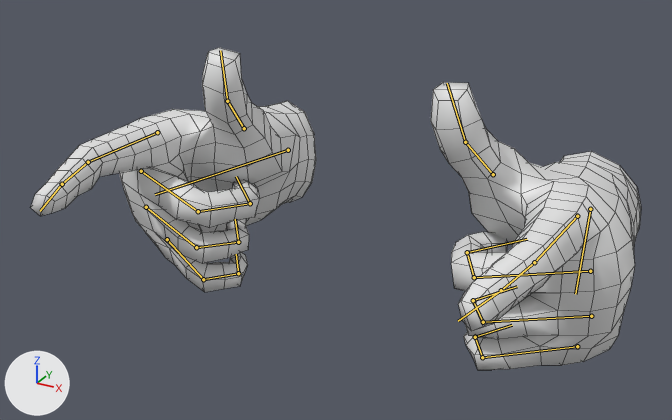
Renders of the FBX model Assets/Player/Meshes/SK_CharacterHands.fbx from each side of a commit.
Both versions are drawn from a camera (50 mm lens) standing at (2.04, -3.68, 1.85) and looking at (-0.04, 0.1, -0.04). The axes (+X, +Y, +Z) are drawn at lower left. The lights are the same throughout. Both versions are drawn at frame 1 of the action 'FingerShot'; the numbers are the values there. The bones that bend it are drawn over the model as lines. Mesh edges are drawn as thin lines.

In view in the first picture: 'Hands_Neutral'.
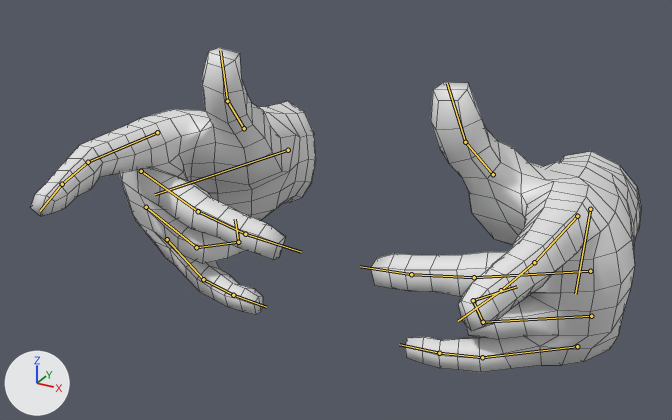
What differs and where, as boxes (x1, y1, x2, y2) in the pictures (672 x 420 px):
'Hands_Neutral', posed
    before: (31, 48, 641, 370)
    after: (31, 48, 641, 372)
bone 'middle02.R', root to tip
    before: (198, 211) to (250, 203)
    after: (198, 211) to (245, 234)
bone 'middle03.R', root to tip
    before: (250, 203) to (236, 176)
    after: (245, 234) to (301, 252)
bone 'pinky02.R', root to tip
    before: (203, 279) to (238, 273)
    after: (203, 279) to (233, 295)
bone 'pinky03.R', root to tip
    before: (238, 273) to (236, 254)
    after: (233, 295) to (266, 307)
bone 'middle02.L', root to tip
    before: (474, 277) to (467, 252)
    after: (474, 277) to (411, 274)
bone 'middle03.L', root to tip
    before: (467, 252) to (527, 239)
    after: (411, 274) to (360, 266)
bone 'pinky02.L', root to tip
    before: (482, 357) to (475, 337)
    after: (482, 357) to (439, 353)
bone 'pinky03.L', root to tip
    before: (475, 337) to (512, 325)
    after: (439, 353) to (399, 344)

The change in detail:
Bone 'middle02.R' (bone_middle02_r) turns from (-64, 0, 0) to (0, 0, 0) degrees about its own x, y and z.
Bone 'middle03.R' (bone_middle03_r) turns from (-64, 0, 0) to (0, 0, 0) degrees about its own x, y and z.
Bone 'pinky02.R' (bone_pinky02_r) turns from (-64, 0, 0) to (0, 0, 0) degrees about its own x, y and z.
Bone 'pinky03.R' (bone_pinky03_r) turns from (-64, 0, 0) to (0, 0, 0) degrees about its own x, y and z.
Bone 'middle02.L' (bone_middle02_l) turns from (-64, 0, 0) to (0, 0, 0) degrees about its own x, y and z.
Bone 'middle03.L' (bone_middle03_l) turns from (-64, 0, 0) to (0, 0, 0) degrees about its own x, y and z.
Bone 'pinky02.L' (bone_pinky02_l) turns from (-64, 0, 0) to (0, 0, 0) degrees about its own x, y and z.
Bone 'pinky03.L' (bone_pinky03_l) turns from (-64, 0, 0) to (0, 0, 0) degrees about its own x, y and z.
